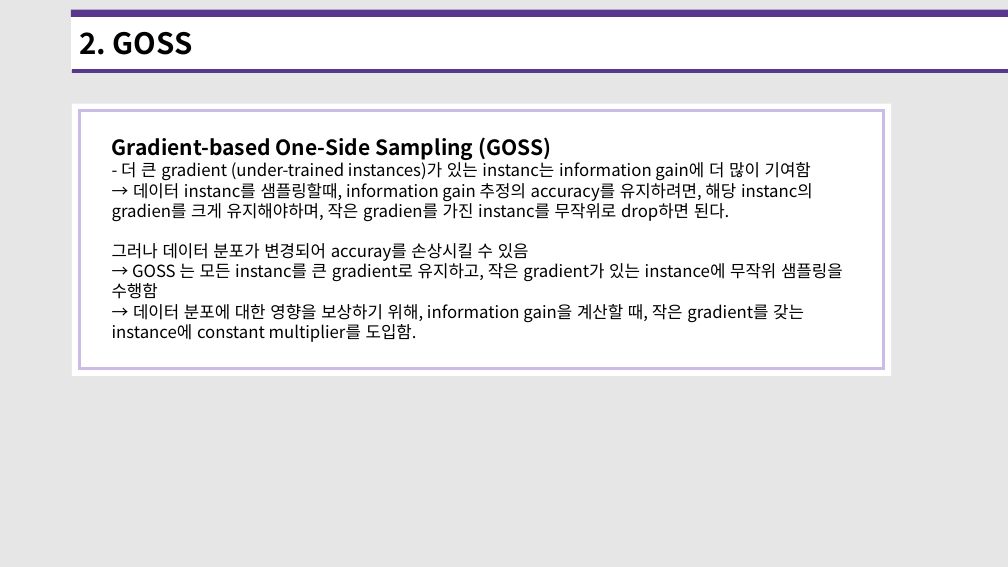
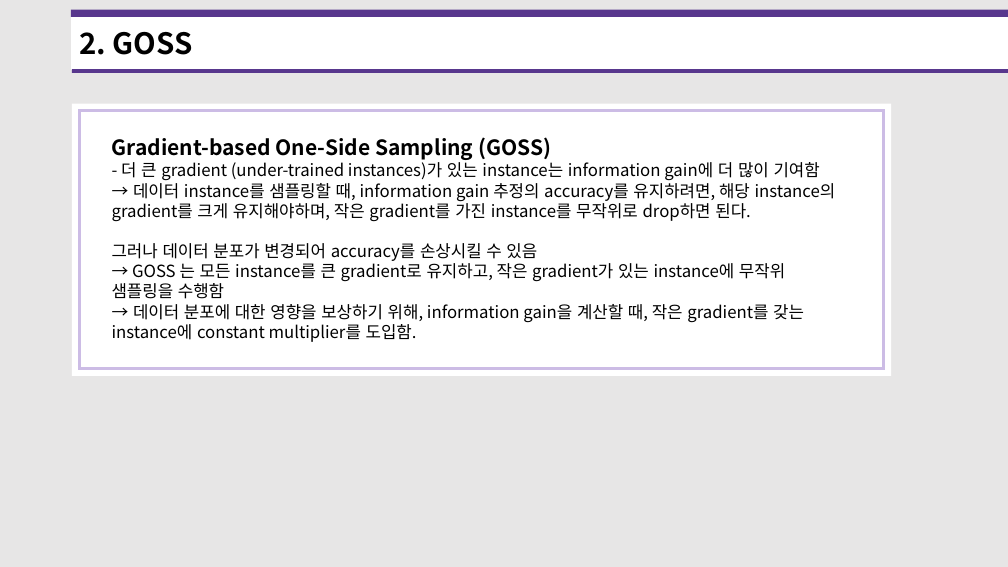
Before and after one commit to standing-o/Machine_Learning_Paper_Review, a slide deck: slide 3 of Time-series_forecasting/20220331_LightGBM.pptx. Drawn at 1008x567 pixels with LibreOffice and Linux fonts; fonts in the diff are those of the drawing. Boxes give left, top, right and bottom in pixels: in the first picture for what was removed or moved away, otherwise in the second. Text is boxed around its words. In the diff, an @@ line names an element or a change of style, - is before the commit and + after.

```diff
--- a/Time-series_forecasting/20220331_LightGBM.pptx
+++ b/Time-series_forecasting/20220331_LightGBM.pptx
@@ text at (112,162,836,299): text changed @@
-- 더 큰 gradient (under-trained instances)가 있는 instanc는 information gain에 더 많이 기여함
-→ 데이터 instanc를 샘플링할때, information gain 추정의 accuracy를 유지하려면, 해당 instanc의 gradien를 크게 유지해야하며, 작은 gradien를 가진 instanc를 무작위로 drop하면 된다.
-그러나 데이터 분포가 변경되어 accuray를 손상시킬 수 있음
-→ GOSS 는 모든 instanc를 큰 gradient로 유지하고, 작은 gradient가 있는 instance에 무작위 샘플링을 수행함
+- 더 큰 gradient (under-trained instances)가 있는 instance는 information gain에 더 많이 기여함
+→ 데이터 instance를 샘플링할 때, information gain 추정의 accuracy를 유지하려면, 해당 instance의 gradient를 크게 유지해야하며, 작은 gradient를 가진 instance를 무작위로 drop하면 된다.
+그러나 데이터 분포가 변경되어 accuracy를 손상시킬 수 있음
+→ GOSS 는 모든 instance를 큰 gradient로 유지하고, 작은 gradient가 있는 instance에 무작위 샘플링을 수행함
```
Also in this commit, not shown: 1 other slide changed, 1 other file.
